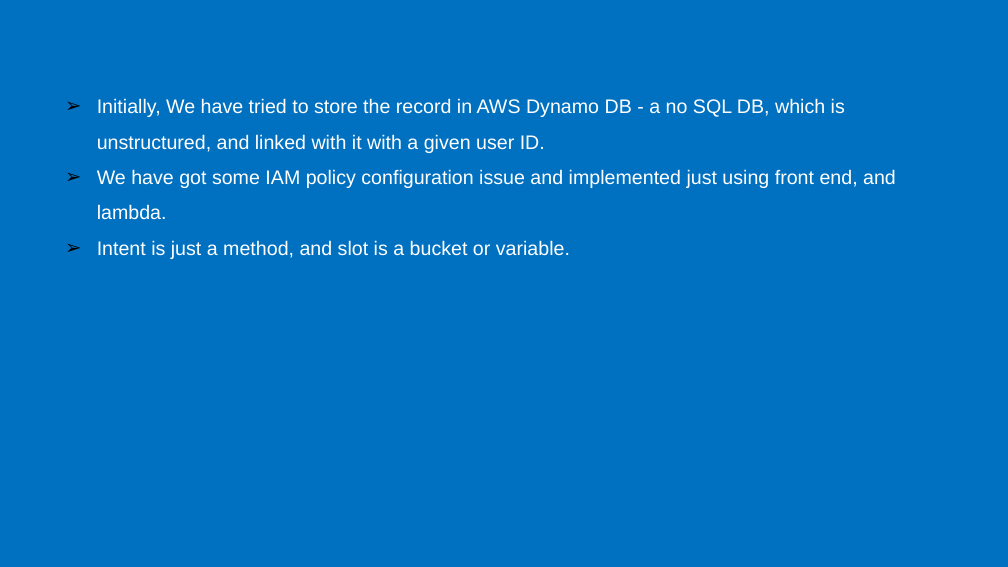
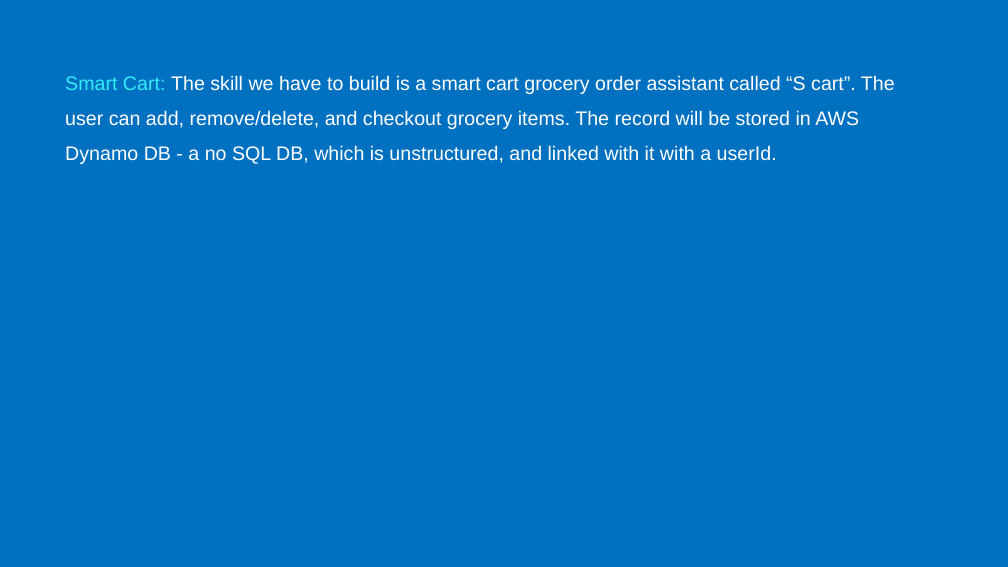
Before and after one commit to simulationpoint/cs442IoTProject, a slide deck: slide 3 of CS442IoTProject .pptx. Drawn at 1008x567 pixels with LibreOffice and Linux fonts; fonts in the diff are those of the drawing. Boxes give left, top, right and bottom in pixels: in the first picture for what was removed or moved away, otherwise in the second. Text is boxed around its words. In the diff, an @@ line names an element or a change of style, - is before the commit and + after.

```diff
--- a/CS442IoTProject .pptx
+++ b/CS442IoTProject .pptx
@@ text at [65, 75, 895, 164]: text changed @@
-➢ Initially, We have tried to store the record in AWS Dynamo DB - a no SQL DB, which is unstructured, and linked with it with a given user ID.
-➢ We have got some IAM policy configuration issue and implemented just using front end, and lambda.
-➢ Intent is just a method, and slot is a bucket or variable.
+Smart Cart: The skill we have to build is a smart cart grocery order assistant called “S cart”. The user can add, remove/delete, and checkout grocery items. The record will be stored in AWS Dynamo DB - a no SQL DB, which is unstructured, and linked with it with a userId.
```
Also in this commit, not shown: 1 other slide changed, 3 slides added, 1 slide removed.
